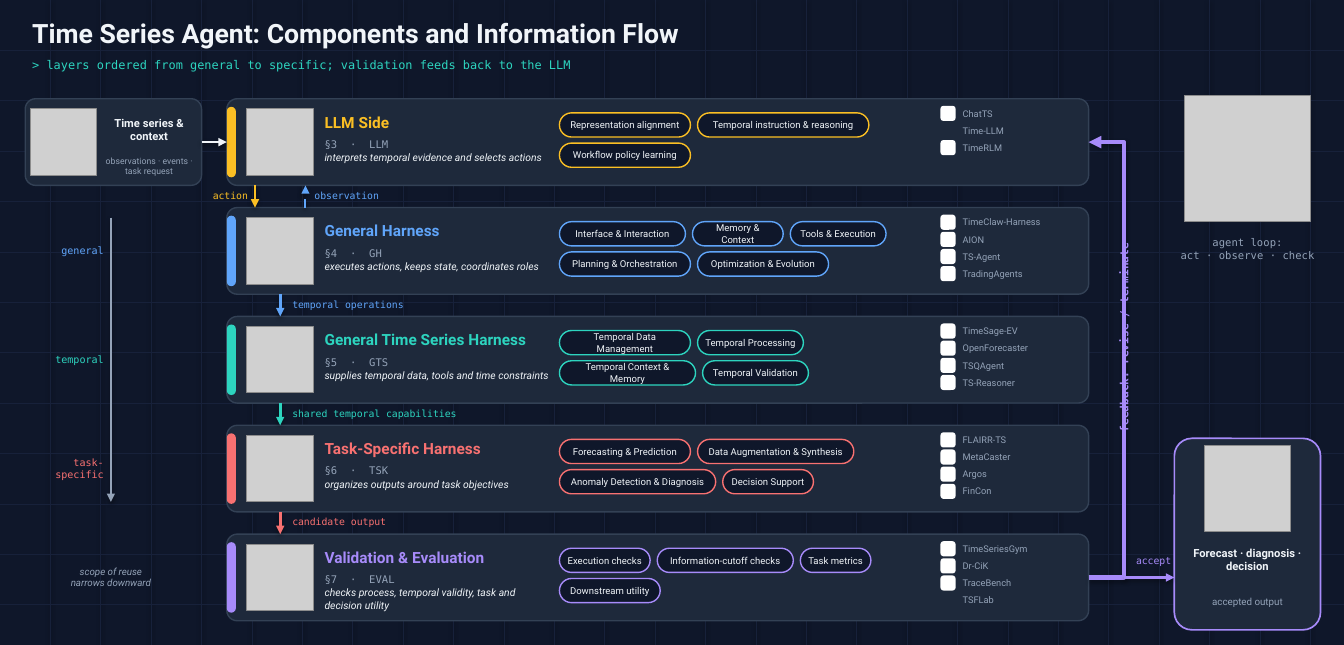
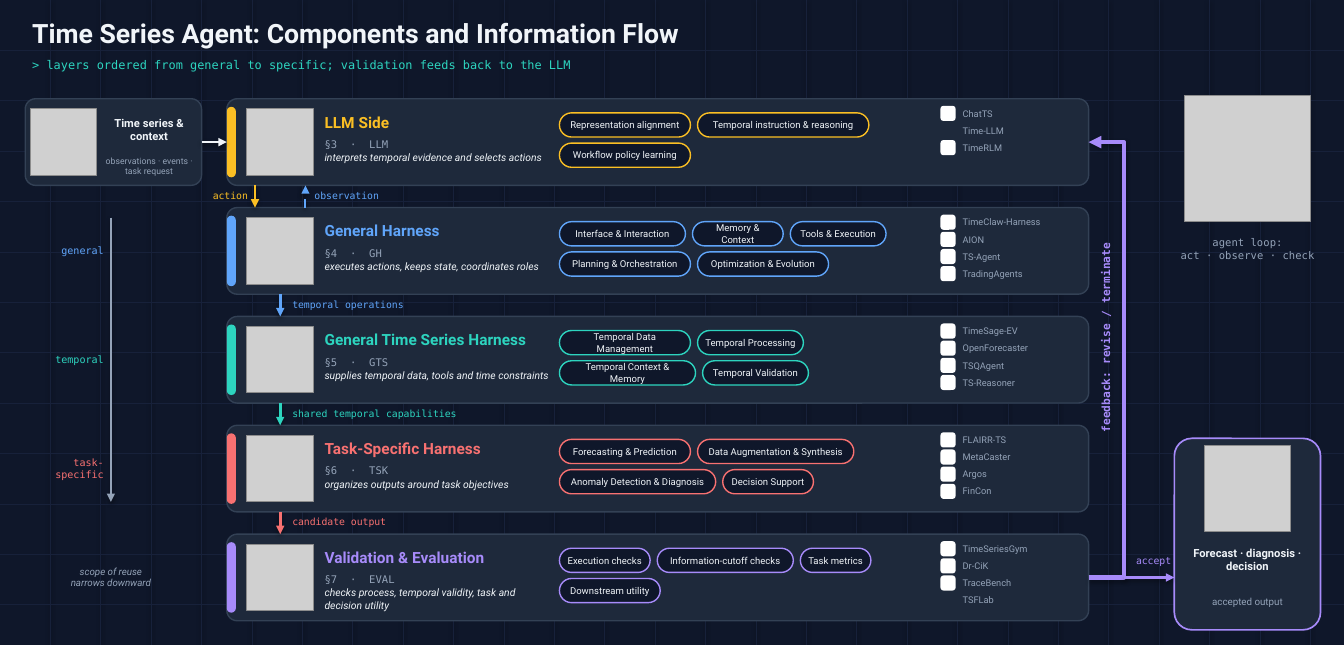
Before and after one commit to Minions-Land/Time-Series-Agents-Survey, a slide deck: slide 1 of artifacts/overview_flow_20261106/V3_Dark_Stack.pptx. Drawn at 1344x645 pixels with LibreOffice and Linux fonts; fonts in the diff are those of the drawing; grey boxes stand for pictures; background and template pictures are left out. Boxes give left, top, right and bottom in pixels: in the first picture for what was removed or moved away, otherwise in the second. Text is boxed around its words. In the diff, an @@ line names an element or a change of style, - is before the commit and + after.

```diff
--- a/artifacts/overview_flow_20261106/V3_Dark_Stack.pptx
+++ b/artifacts/overview_flow_20261106/V3_Dark_Stack.pptx
@@ text "feedback: revise / terminate" moved from (x1=1118, y1=249, x2=1131, y2=431) to (x1=1100, y1=250, x2=1113, y2=431) @@
```
Also in this commit, not shown: 11 other files.
